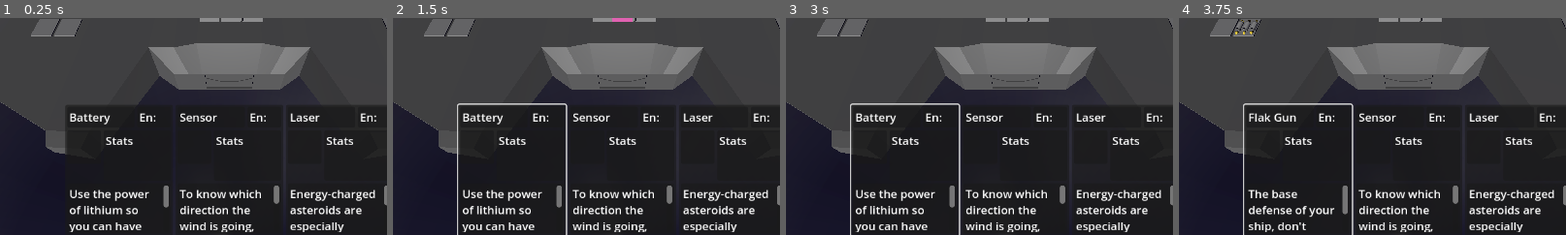
Above: before the commit, frames 1-4 (left to right).
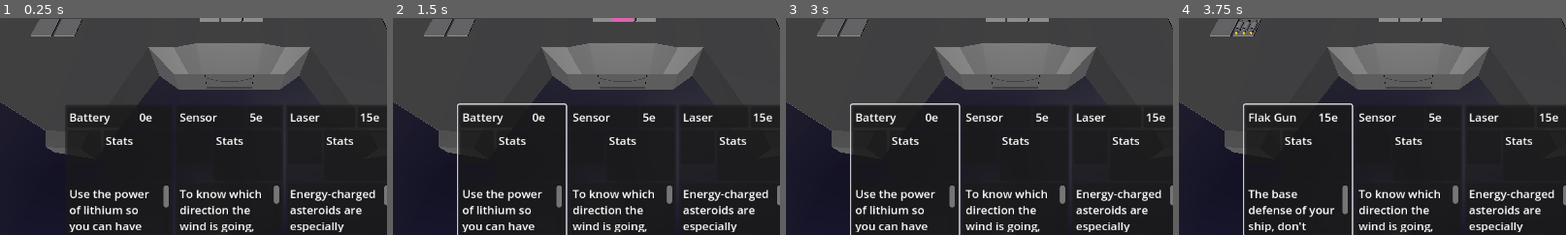
Above: after the commit, the same moments.

Repository: Xwilarg/LudumDare54
Game: Godot game, scene res://Scenes/Main.tscn
The game is run twice, just before and just after one commit, with the same random seed, the same clock (stepped at 60 frames per second) and the same inputs. Video files are missing from this copy of the repository; at most half a second of black plays in their place.
Inputs (mouse positions are % of the whole screen's width and height, from its top left):
- Up to frame 1 (0.25 s): no input
- Up to frame 2 (1.5 s): click (36, 85) at 0.52 s; click (36, 85) at 1.27 s
- Up to frame 3 (3 s): click (36, 85) at 2.02 s; tap Enter at 2.75 s; move the mouse to (72, 45) at 2.77 s; click (72, 45) at 2.92 s
- Up to frame 4 (3.75 s): tap Space at 3.5 s; move the mouse to (30, 55) at 3.52 s; click (30, 55) at 3.67 s
The pictures show only the part of the screen within x 20-70%, y 50-100%; the shares and areas given below are measured in that part.

The runs differ from the first frame. In frame 1, 0.3% of the frame differs, in the area x 36-98%, y 43-48%; in frame 2, 0.3%; in frame 3, 0.3%; in frame 4, 0.3%.
Error in both runs: Invalid access to property or key 'current_weather' on a base object of type 'Nil'. (res://Scripts/GameManager.gd:40)

Commit message:
Display energy cost on cards

Diff:
--- a/Scripts/CardGraphic.gd
+++ b/Scripts/CardGraphic.gd
@@ -14,3 +14,4 @@
 	_curr_card = c;
 	$CardBG/MarginContainer/VBoxContainer/HBoxContainer2/NamePanel/MarginContainer/RichTextLabel.text = c.name;
 	$CardBG/MarginContainer/VBoxContainer/DescPanel/MarginContainer/RichTextLabel.text = c.description
+	$CardBG/MarginContainer/VBoxContainer/HBoxContainer2/EnergyPanel/MarginContainer/RichTextLabel.text = str(c.energyCost) + "e"
